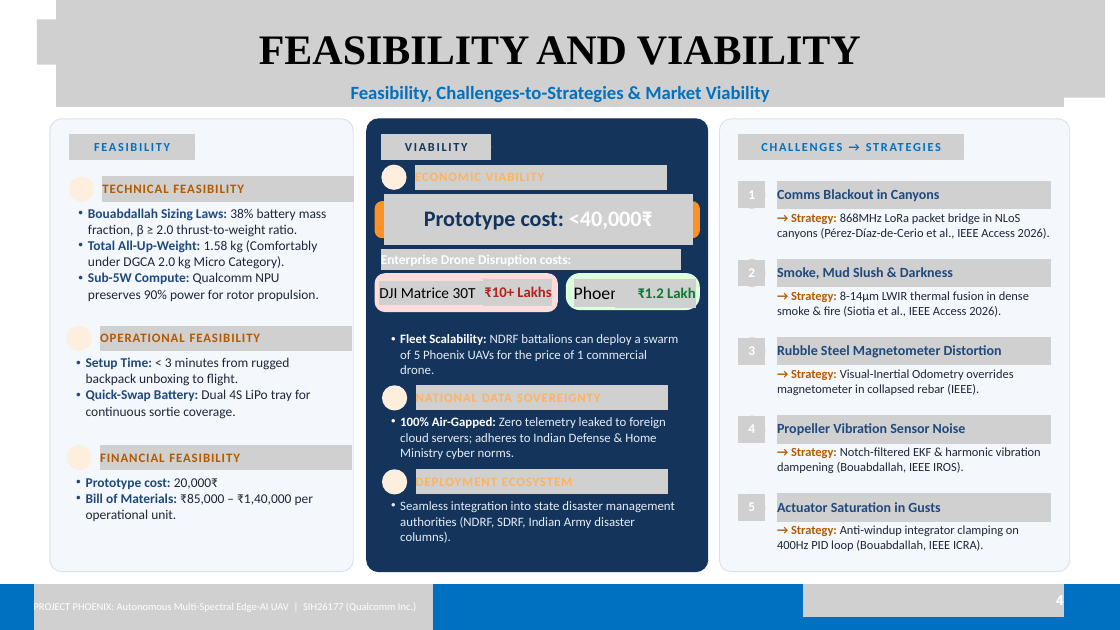
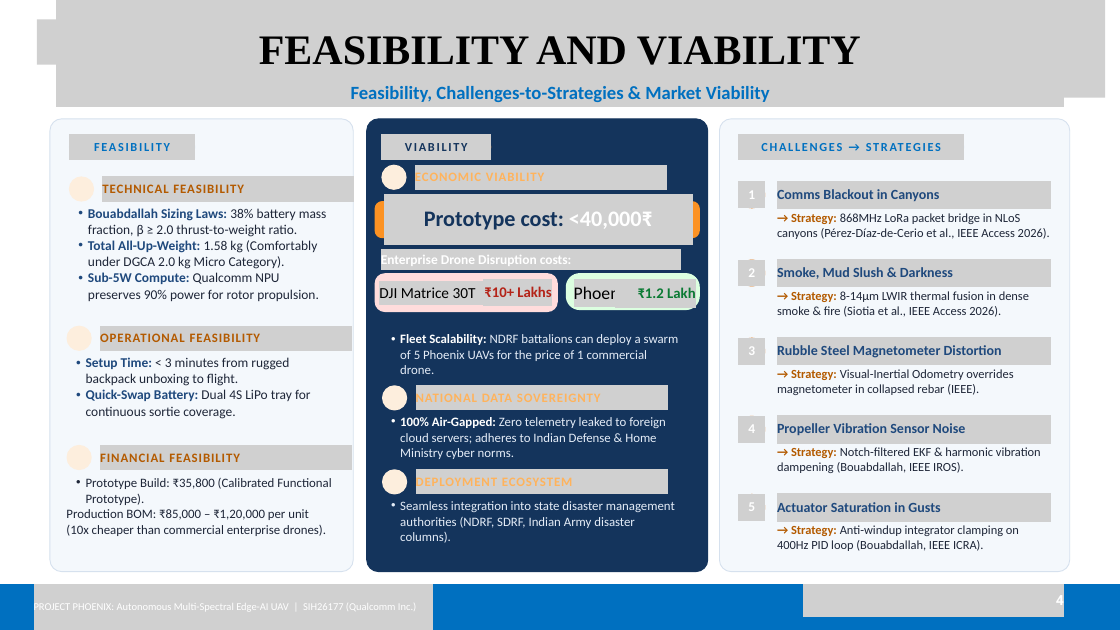
Before and after one commit to jvstin47/Phoenix-SIH26177-SAR-UAV, a slide deck: slide 4 of Copy of SIH26177_v6.pptx.pptx. Drawn at 1120x630 pixels with LibreOffice and Linux fonts; fonts in the diff are those of the drawing; grey boxes stand for pictures; background and template pictures are left out. Boxes give left, top, right and bottom in pixels: in the first picture for what was removed or moved away, otherwise in the second. Text is boxed around its words. In the diff, an @@ line names an element or a change of style, - is before the commit and + after.

Commit message:
fix: correct VIO attribution, Dijkstra phrasing, BOM cost alignment, video placeholder

```diff
--- a/Copy of SIH26177_v6.pptx.pptx
+++ b/Copy of SIH26177_v6.pptx.pptx
@@ text at box(66, 478, 331, 536): text changed; size 17.2 to 16.5 pt @@
-  • Prototype cost: 20,000₹
-  • Bill of Materials: ₹85,000 – ₹1,40,000 per operational unit.
+  • Prototype Build: ₹35,800 (Calibrated Functional Prototype).
+Production BOM: ₹85,000 – ₹1,20,000 per unit (10x cheaper than commercial enterprise drones).
```
Also in this commit, not shown: 3 other slides changed, 1 other file.
